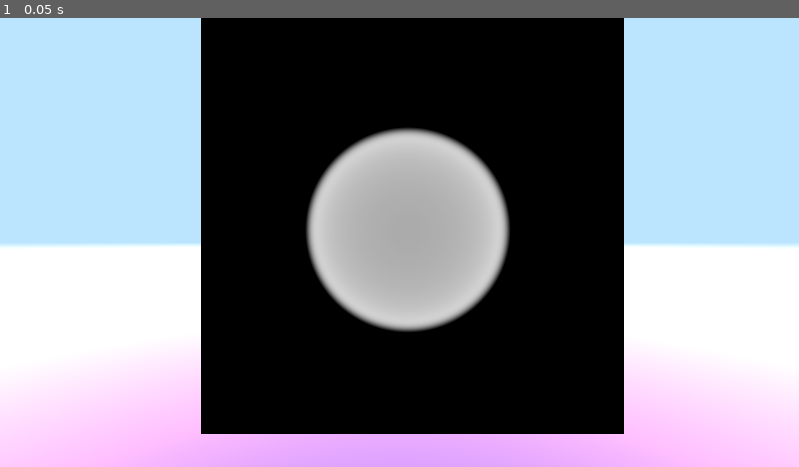
Above: before the commit, frame 1.
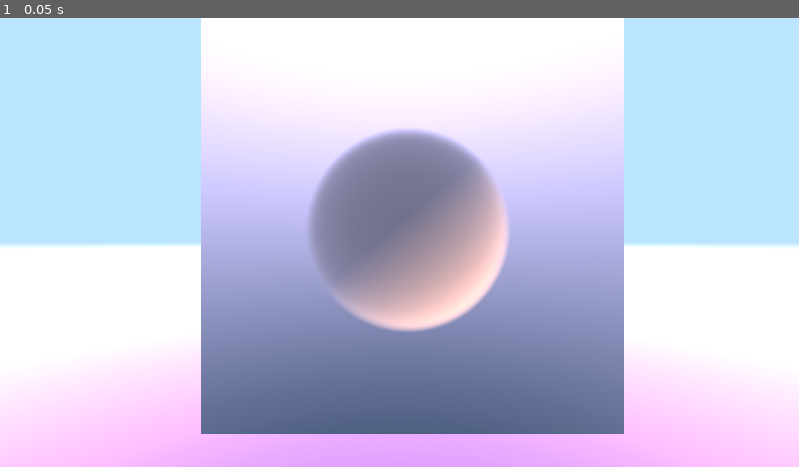
Above: after the commit, the same moment.

Repository: YottaYocta/CS4621
Game: Godot game, scene res://sky_scene.tscn
Two runs of this game, one before a commit and one after it. Both use one fixed random seed, a clock stepped at 60 frames per second and the inputs below.
Inputs:
- Up to frame 1 (0.05 s): no input

The runs differ from the first frame. In frame 1, 48% of the frame differs, in the area x 25-79%, y 0-93%.

Commit message:
Added lighting, shape still sphere and time isnt working

Diff:
--- a/Shaders/RaymarchShader.gdshader
+++ b/Shaders/RaymarchShader.gdshader
@@ -1,11 +1,10 @@
 shader_type spatial;
 render_mode unshaded;
 
-//uniform float u_time;
-//uniform vec2 u_resolution;
-
 #define MAX_STEPS 100
 #define MARCH_SIZE 0.08
+
+const vec3 SUN_POSITION = vec3(5.0,6.0,0.0);
 
 uniform sampler2D noise_texture;
 
@@ -26,9 +25,14 @@
 	vec2 tex = textureLod(noise_texture, (uv + 0.5) / 256.0, 0.0).yx;
 	// Smooth noise mix from texture lookup and rescale it to [-1,1]
 	return mix(tex.x, tex.y, u.z) * 2.0 - 1.0;
+
+	  // Simplified lookup for single-channel noise
+    //vec2 uv = (p.xy + vec2(37.0,239.0)*p.z) / 256.0;
+    //float tex = textureLod(noise_texture, uv + f.xy / 256.0, 0.0).r;
+    //return tex * 2.0 - 1.0;
 }
 //Fracal Brownian Motion
-float fbm(vec3 p) {
+float fbm(vec3 p, float time) {
 	// No idea abt these numbers
 	// Getting new vector of position with also time?
 	vec3 q = p + (TIME*0.5 *vec3(1.0,-0.2,-1.0));
@@ -48,22 +52,28 @@
 }
 
 // Scene function
-float scene(vec3 p) {
+float scene(vec3 p, float time) {
     float dist = sd_sphere(p, 1.0);
-	float f = fbm(p);
+	float f = fbm(p, time);
 	return -dist + f; //adding a noise term to the inside of distance
 }
 
 // Raymarch function
-vec4 raymarch(vec3 ro, vec3 rd) {
+vec4 raymarch(vec3 ro, vec3 rd, float time) {
 	float depth = 0.0; //analogous to d0
 	vec3 p = ro + rd * depth;
+	vec3 sunDirection = normalize(SUN_POSITION);
 	vec4 res = vec4(0.0);
     for (int i = 0; i < MAX_STEPS; i++) {
-        float density = scene(p); //analogous to dS
+        float density = scene(p, time); //analogous to dS
         // Only draw if density is greater than 0 (inside cloud)
       	if (density > 0.0) {
-			vec4 color = vec4(mix(vec3(1.0,1.0,1.0), vec3(0.0), density), density);
+			//Directional derivative lighting
+			float diffuse = clamp((scene(p, time) - scene(p + 0.3*sunDirection, time)) / 0.3, 0.0, 1.0);
+			vec3 lin = vec3(0.60,0.60,0.75)*1.1 + 0.8*vec3(1.0,0.6,0.3)*diffuse;
+			vec4 color = vec4(mix(vec3(1.0), vec3(0.0), density), density);
+			color.rgb *= lin;
+
 			color.rgb *= color.a;
 			res += color * (1.0 - res.a);
 		}
@@ -74,10 +84,12 @@
 }
 
 varying vec3 vert;
+varying float time;
 
 void vertex() {
 	// Called for every vertex the material is visible on.
 	vert = VERTEX; // vertex in local space
+	time = TIME;
 
 }
 
@@ -95,10 +107,20 @@
 	//vec3 rd = normalize(vec3(uv, -1.0));
 
 
+	//Sun and sky?
+	vec3 sunDirection = normalize(SUN_POSITION);
+	float sun = clamp(dot(sunDirection, rd), 0.0, 1.0);
+
+	//base sky color
+	vec3 color = vec3(0.7,0.7,0.90);
+	color -= 0.8*vec3(0.90,0.75,0.90)*rd.y;
+	color += 0.5 * vec3(1.0,0.5,0.3) * pow(sun, 10.0);
+
+
     // Perform raymarch
-    vec4 d = raymarch(ro, rd);
+    vec4 d = raymarch(ro, rd, TIME);
     //vec3 p = ro + rd * d;
-	vec3 color = d.xyz;
+	color = color * (1.0 - d.a) + d.rgb;
 	//if (length(d) > 0.0) {
 		//color = d.xyz;
 	//} else {
--- a/sky_scene.tscn
+++ b/sky_scene.tscn
@@ -44,7 +44,9 @@
 reflected_light_source = 2
 
 [sub_resource type="FastNoiseLite" id="FastNoiseLite_6fl2n"]
-noise_type = 3
+noise_type = 0
+frequency = 0.2785
+fractal_octaves = 8
 
 [sub_resource type="NoiseTexture2D" id="NoiseTexture2D_4nrna"]
 noise = SubResource("FastNoiseLite_6fl2n")
@@ -63,9 +65,6 @@
 [node name="PlayerController" type="Node3D" parent="."]
 transform = Transform3D(1, 0, 0, 0, 1, 0, 0, 0, 1, 0, 0, 2.9352245)
 
-[node name="Camera3D" type="Camera3D" parent="PlayerController"]
-transform = Transform3D(1, 0, 0, 0, -1, 8.742278e-08, 0, -8.742278e-08, -1, 0, 1, -9)
-
 [node name="Plane" type="MeshInstance3D" parent="."]
 transform = Transform3D(1.7, 0, 0, 0, 0.9795806, 0.038662035, 0, -0.018039221, 2.0994575, 0, 0, 0)
 mesh = SubResource("PlaneMesh_h5blq")
@@ -80,9 +79,12 @@
 [node name="MeshInstance3D" type="MeshInstance3D" parent="."]
 
 [node name="OmniLight3D" type="OmniLight3D" parent="."]
-transform = Transform3D(1, 0, 0, 0, 1, 0, 0, 0, 1, 0, 6, 0)
+transform = Transform3D(1, 0, 0, 0, 1, 0, 0, 0, 1, 5, 6, 0)
 
 [node name="MeshInstance3D2" type="MeshInstance3D" parent="."]
 transform = Transform3D(1, 0, 0, 0, 1, 0, 0, 0, 1, 0.1527799, 0.7700209, -0.104141235)
 material_override = ExtResource("3_8vdus")
 mesh = SubResource("BoxMesh_6fl2n")
+
+[node name="Camera3D" type="Camera3D" parent="MeshInstance3D2"]
+transform = Transform3D(1, 0, 0, 0, -1, 8.742278e-08, 0, -8.742278e-08, -1, -0.1527799, 0.2299791, -5.960634)
